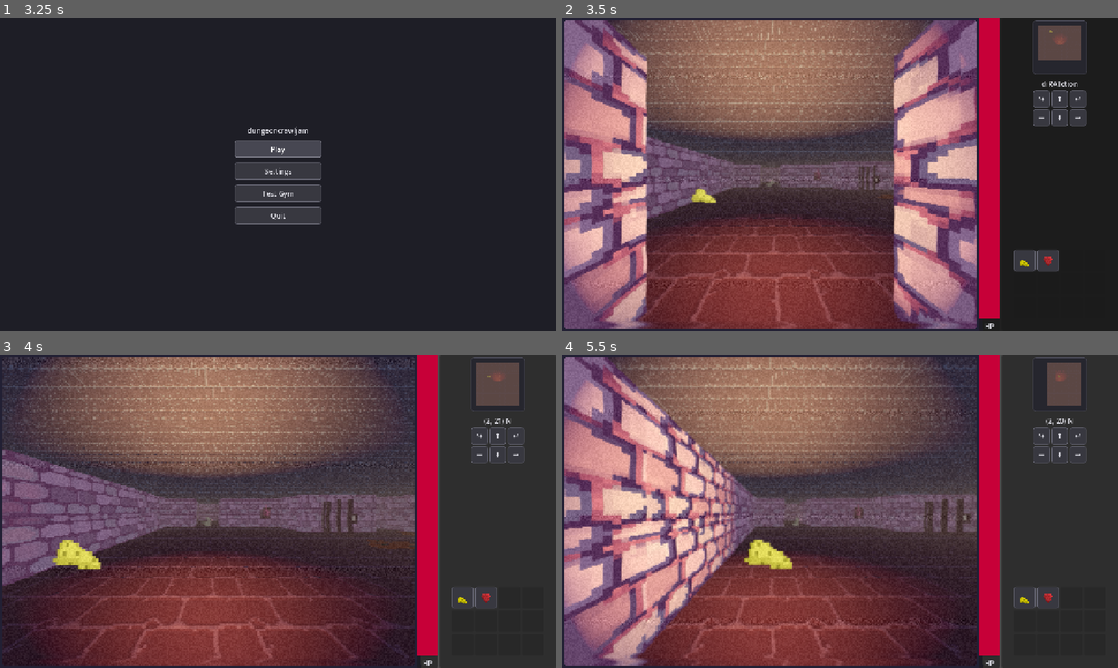
Above: before the commit, frames 1-4 (two rows, left to right).
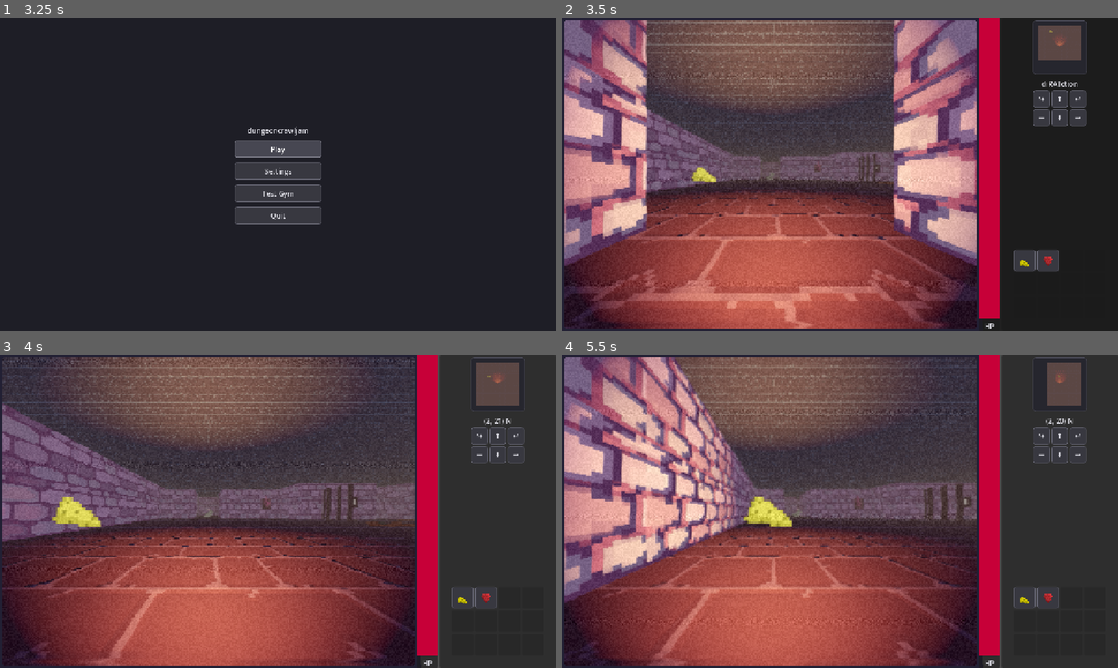
Above: after the commit, the same moments.

Repository: jah2488/dungeoncrawljam2026
Game: Godot game, scene res://scenes/boot_splash.tscn
Same seed, same stepped clock (60 frames per second), same inputs: the game is played once before the commit and once after it.
Inputs (mouse positions are in pixels of both pictures, inside the frame that each line leads up to):
- Up to frame 1 (3.25 s): tap Enter (ui_accept) at 0.5, 0.77, 1.25, 1.52 s; move the mouse to (400, 158) at 0.52 s; hold D (move_right) 0.53-1.28 s; tap Space (interact) at 0.6, 1.35, 2.1 s; click (400, 158) at 0.67 s; move the mouse to (166, 190) at 1.27 s; hold S (move_back) 1.28-2.03 s; move the mouse to (333, 105) at 2.02 s; hold D (move_right) 2.03-2.75 s; click "Play" at 2.75 s
- Up to frame 2 (3.5 s): no input
- Up to frame 3 (4 s): move the mouse to (250, 574) at 3.52 s; hold W (move_forward) from 3.53 s (still down); tap Space (interact) at 3.6 s; click (250, 574) at 3.67 s; tap Enter (ui_accept) at 3.77 s
- Up to frame 4 (5.5 s): move the mouse to (1006, 558) at 4.27 s; release W (move_forward) at 4.28 s; hold A (move_left) from 4.28 s (still down); tap Space (interact) at 4.35, 5.1 s; tap Enter (ui_accept) at 4.52, 5.27 s; move the mouse to (673, 464) at 5.02 s

Frame 1 is identical in both runs. In frame 2, 61% of the frame differs, in the area x 0-91%, y 0-100%; in frame 3, 51%; in frame 4, 56%.

Commit message:
Move camera to rat level

Diff:
--- a/entities/player.tscn
+++ b/entities/player.tscn
@@ -83,7 +83,7 @@
 debug_color = Color(0.7782425, 0.00012822032, 0.6629364, 0.87058824)
 
 [node name="Camera3D" type="Camera3D" parent="." unique_id=918617550]
-transform = Transform3D(1, 0, 0, 0, 1, 0, 0, 0, 1, 0, 1.3695071, 0.06304979)
+transform = Transform3D(1, 0, 0, 0, 1, 0, 0, 0, 1, 0, 0.06950706, 0.06304979)
 fov = 100.0
 
 [node name="CRT" type="ColorRect" parent="Camera3D" unique_id=823279438]
